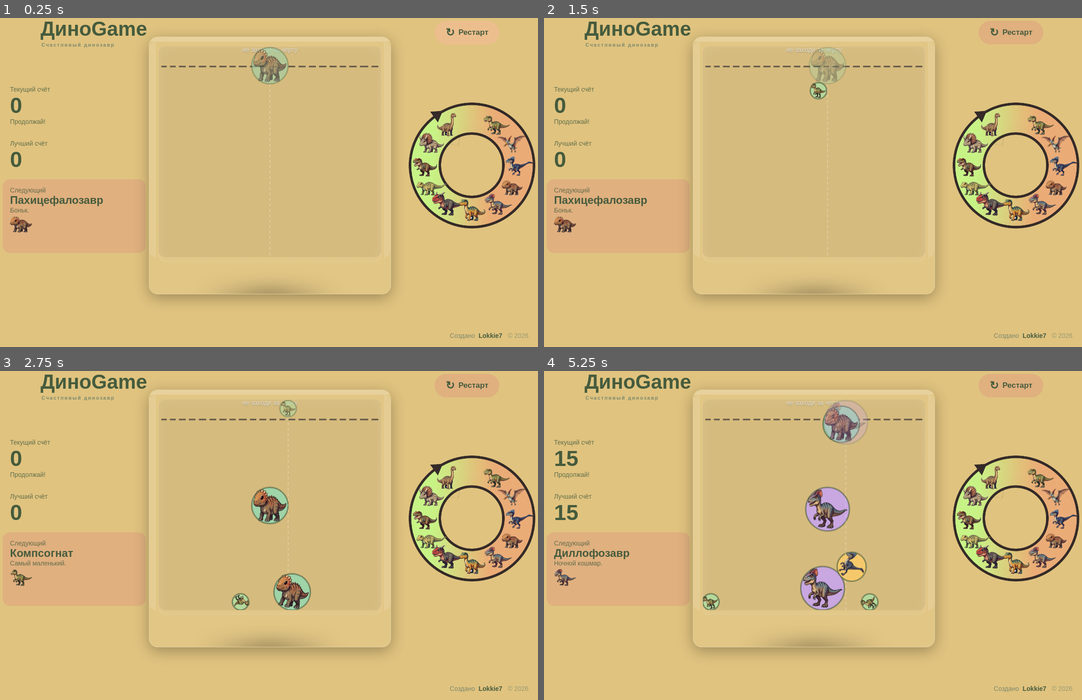
Above: before the commit, frames 1-4 (two rows, left to right).
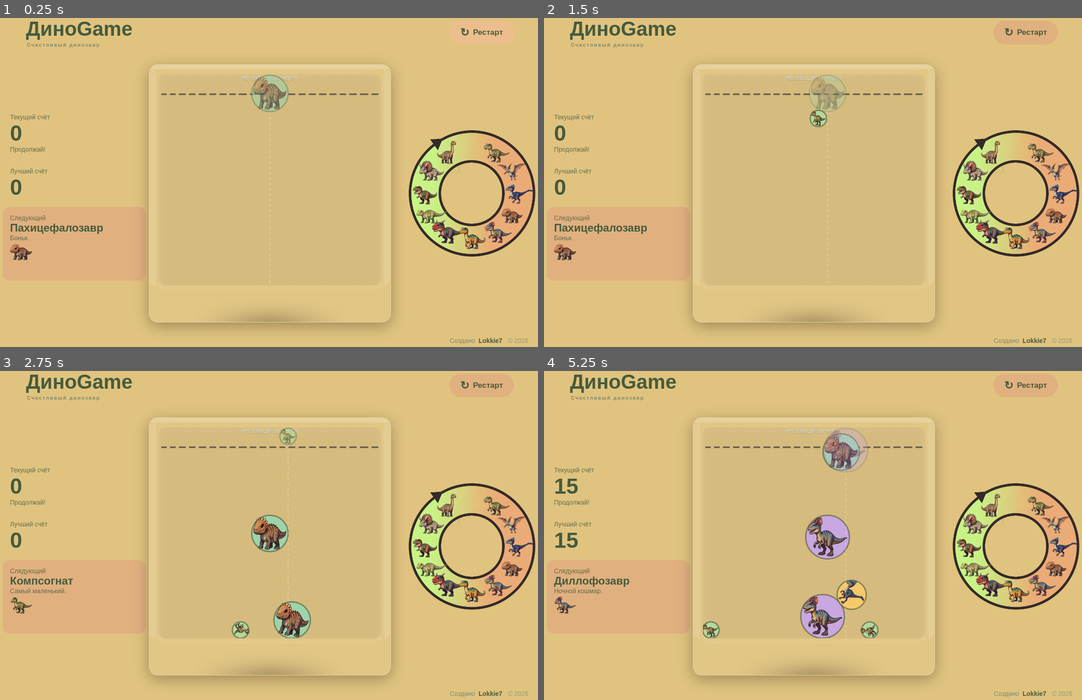
Above: after the commit, the same moments.

Repository: Lokkie7/Dino-suika-game
Game: browser game, page index.html
Two runs of this game, one before a commit and one after it. Both use one fixed random seed, a clock stepped at 60 frames per second and the inputs below.
Inputs:
- Up to frame 1 (0.25 s): no input
- Up to frame 2 (1.5 s): click "↻ Рестарт" at 0.27 s; hold Right from 1.03 s (still down); tap Space at 1.1 s
- Up to frame 3 (2.75 s): release Right at 1.53 s; hold Left 1.58-2.15 s; tap Space at 1.6, 2.1, 2.6 s; hold Right from 2.2 s (still down)
- Up to frame 4 (5.25 s): release Right at 2.87 s; hold Left 2.92-3.35 s; tap Space every 0.5 s from 3.1 to 5.1 s; hold Right 3.4-3.9 s; hold Left 3.95-4.52 s; hold Right 4.57-5.23 s

The runs differ from the first frame. In frame 1, 12% of the frame differs, in the area x 1-100%, y 1-100%; in frame 2, 12%; in frame 3, 14%; in frame 4, 17%.

Commit message:
-

Diff:
--- a/css/styles.css
+++ b/css/styles.css
@@ -22,19 +22,16 @@
 /* Если у вас есть вложенный блок soft-sunshine, который тоже должен быть на весь экран */
 
 .dino-game .header {
-    position: absolute;
-    top: 20px;
-    left: 50%;
-    transform: translateX(-50%); /* Центрируем весь хедер относительно игры */
-    width: calc(100% - 128px); /* Ширина на всю игру минус боковые отступы (64*2) */
-    max-width: 1312px; /* Ограничение из вашего макета */
-    height: 92px; /* === ГЛАВНОЕ ИЗМЕНЕНИЕ === */
-    display: flex;
-    justify-content: space-between; /* Равномерно распределяет элементы по краям */
-    align-items: center; /* Выравнивает по вертикали */
-    background-color: transparent; /* Фон хедера лучше сделать прозрачным */
-    padding: 0 32px; /* Внутренние отступы вместо абсолютных координат */
-    box-sizing: border-box; }
+  position: relative;        /* было absolute */
+  width: min(1312px, calc(100% - 64px));
+  margin: 20px auto 0;
+  height: 92px;
+  display: flex;
+  justify-content: space-between;
+  align-items: center;
+  padding: 0 32px;
+  box-sizing: border-box;
+}
 
 .dino-game .header-left {
     display: flex;
--- a/index.html
+++ b/index.html
@@ -6,7 +6,8 @@
     <title>Dino game</title>
     <meta name="description" content="Dino suika game">
     <link rel="stylesheet" href="css/styles.css">
-    <link rel="shortcut icon" href="/favicon.ico" type="image/x-icon"> <link rel="icon" href="/favicon.ico" type="image/x-icon">
+    <link rel="shortcut icon" href="favicon.png" type="image/x-icon">
+    <link rel="icon" href="favicon.png" type="image/x-icon">
 </head>
 <body>
     <div class="dino-game" >
